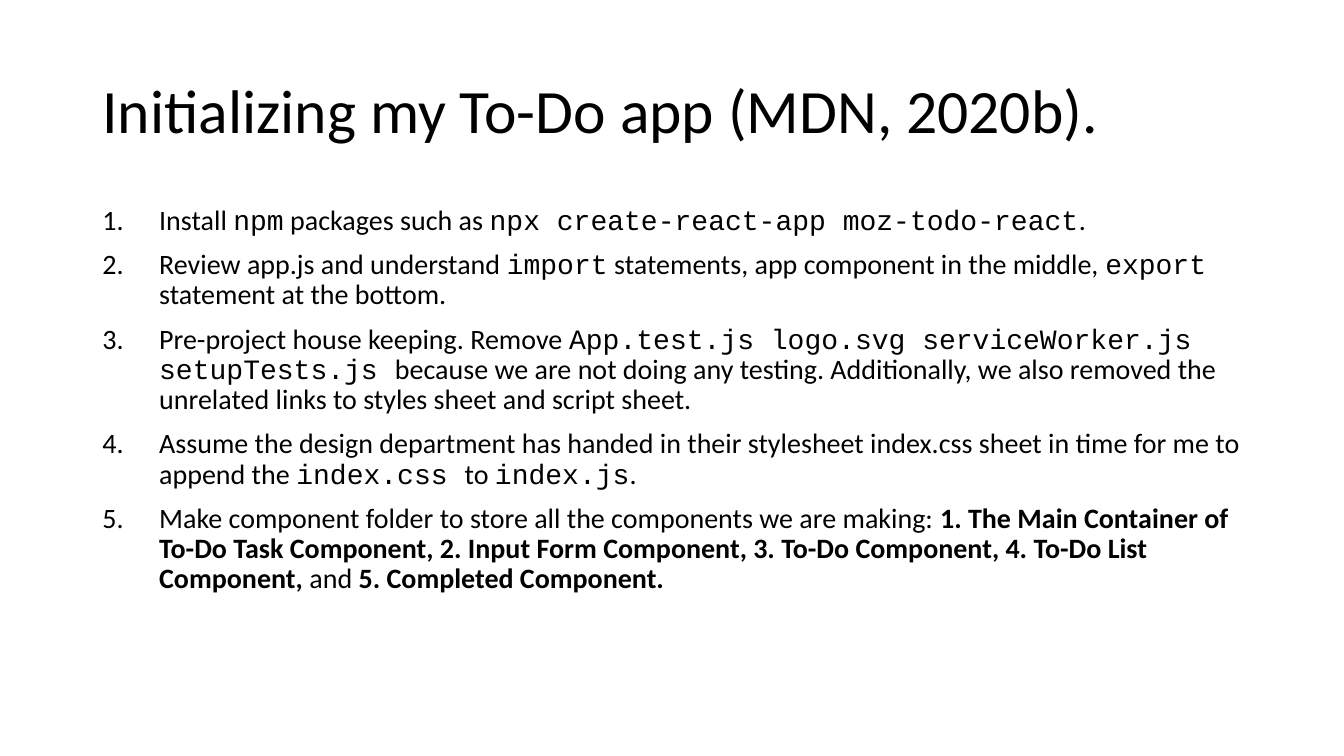
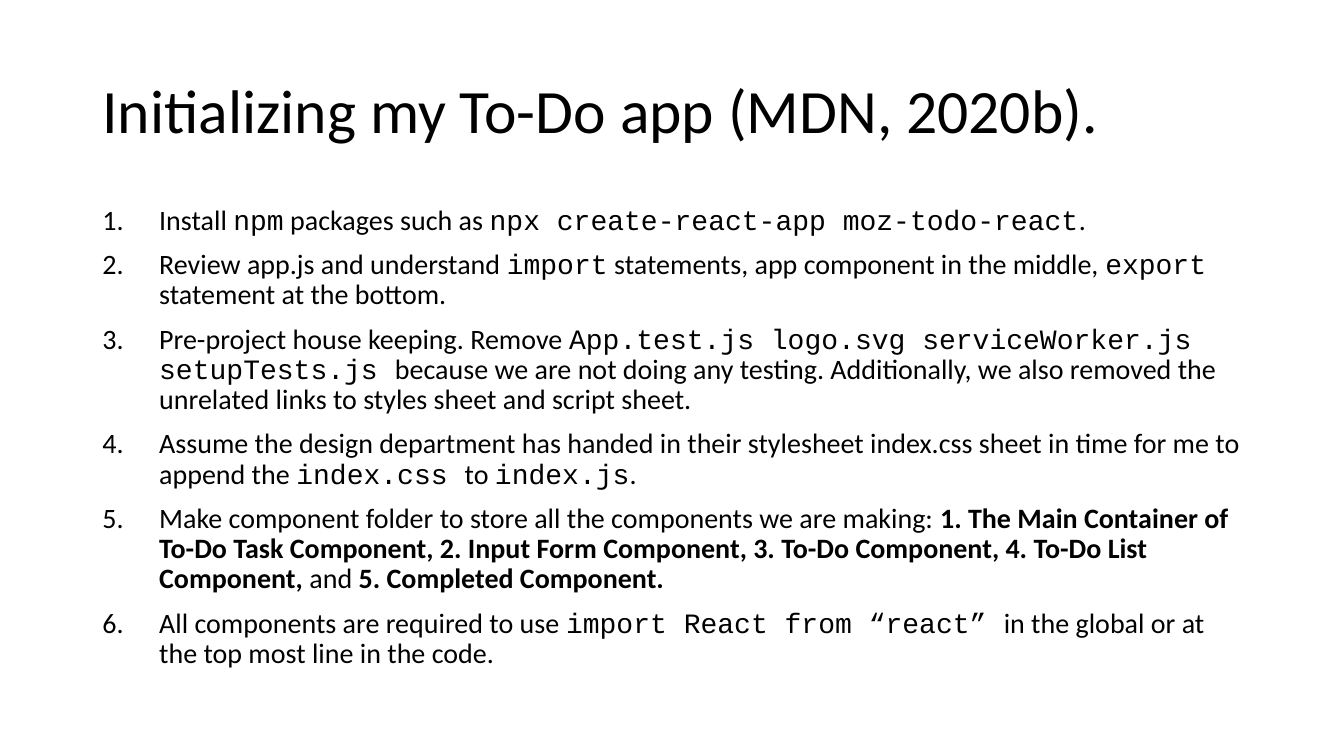
Before and after one commit to jia-von/react-app-planning-assignment, a slide deck: slide 2 of To-Do-App-Illustrations/React To-Do Planning Assignment.pptx. Drawn at 1344x756 pixels with LibreOffice and Linux fonts; fonts in the diff are those of the drawing. Boxes give left, top, right and bottom in pixels: in the first picture for what was removed or moved away, otherwise in the second. Text is boxed around its words. In the diff, an @@ line names an element or a change of style, - is before the commit and + after.

```diff
--- a/To-Do-App-Illustrations/React To-Do Planning Assignment.pptx
+++ b/To-Do-App-Illustrations/React To-Do Planning Assignment.pptx
@@ text at [159, 613, 1205, 668]: paragraph added @@
+6. All components are required to use import React from “react” in the global or at the top most line in the code.
```
Also in this commit, not shown: 2 other slides changed, 4 slides added, 1 slide removed, 6 other files.
